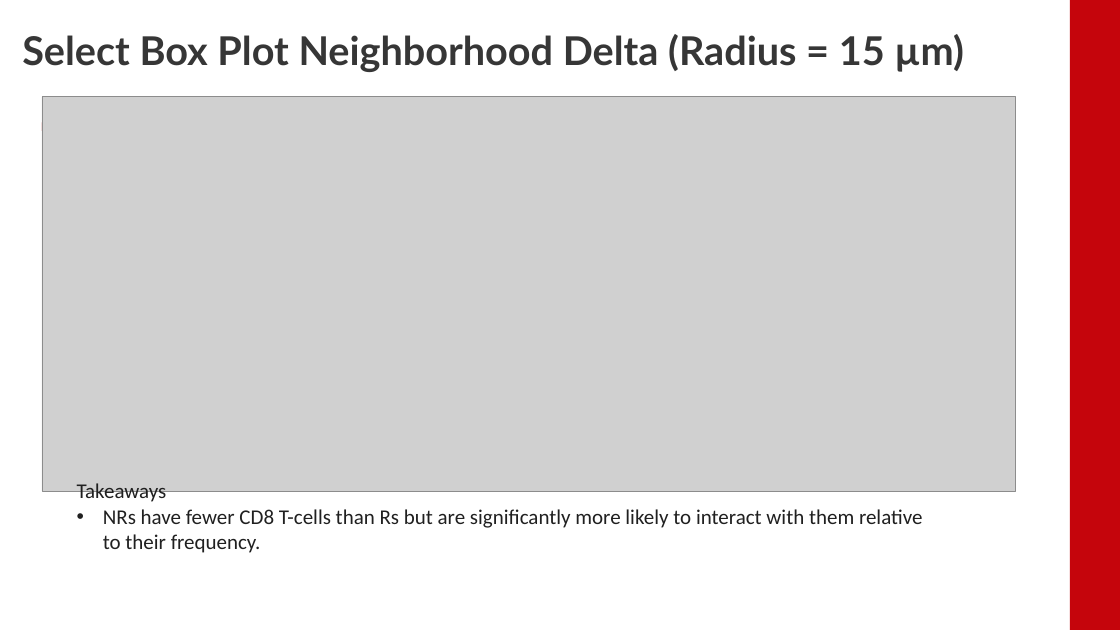
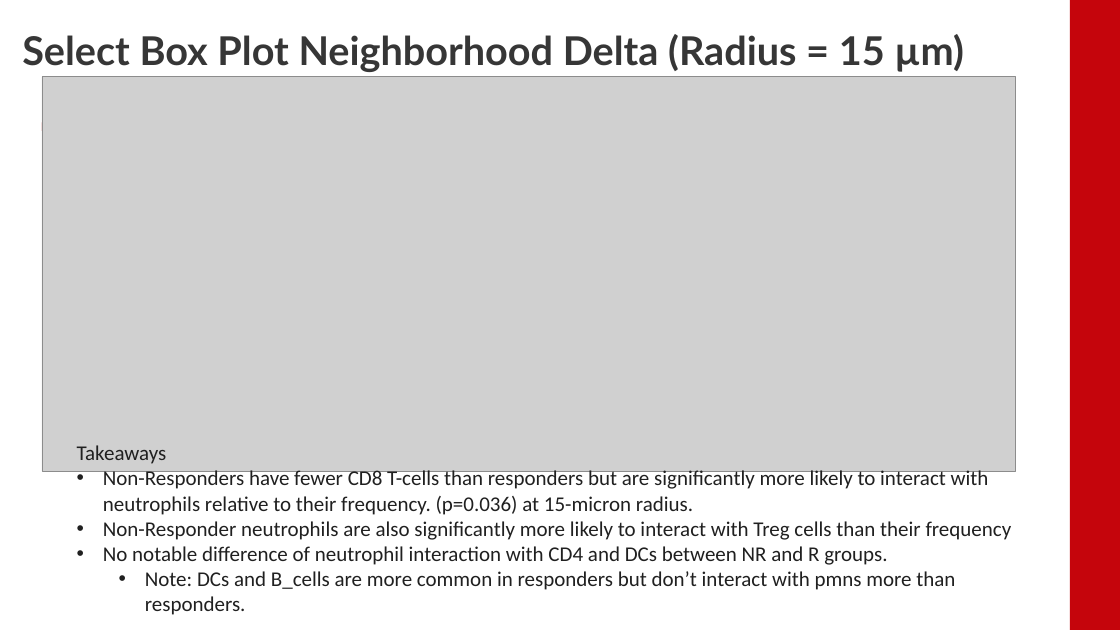
Before and after one commit to EDJohns/2025-Dinh-Lab-Research-Project, a slide deck: slide 13 of Shapiro 2025 Project/Weekly Updates/Week 6 Updates.pptx (slide 12 before the commit). Drawn at 1120x630 pixels with LibreOffice and Linux fonts; fonts in the diff are those of the drawing; grey boxes stand for pictures; background and template pictures are left out. Boxes give left, top, right and bottom in pixels: in the first picture for what was removed or moved away, otherwise in the second. Text is boxed around its words. In the diff, an @@ line names an element or a change of style, - is before the commit and + after.

Commit message:
Updates to PPX

```diff
--- a/Shapiro 2025 Project/Weekly Updates/Week 6 Updates.pptx
+++ b/Shapiro 2025 Project/Weekly Updates/Week 6 Updates.pptx
@@ picture: place and size @@
-picture at <box>42,97,1016,491</box>
+picture at <box>42,77,1016,471</box>
@@ text "Takeaways": place and size @@
-text "Takeaways" at <box>77,483,923,553</box>
+text "Takeaways" at <box>77,445,1012,615</box>
@@ text at <box>103,468,1012,615</box>: text changed @@
-• NRs have fewer CD8 T-cells than Rs but are significantly more likely to interact with them relative to their frequency.
+• Non-Responders have fewer CD8 T-cells than responders but are significantly more likely to interact with neutrophils relative to their frequency. (p=0.036) at 15-micron radius.
+• Non-Responder neutrophils are also significantly more likely to interact with Treg cells than their frequency
+• No notable difference of neutrophil interaction with CD4 and DCs between NR and R groups.
+  • Note: DCs and B_cells are more common in responders but don’t interact with pmns more than responders.
```
Also in this commit, not shown: 2 other slides changed, 5 slides added, 3 slides removed.
